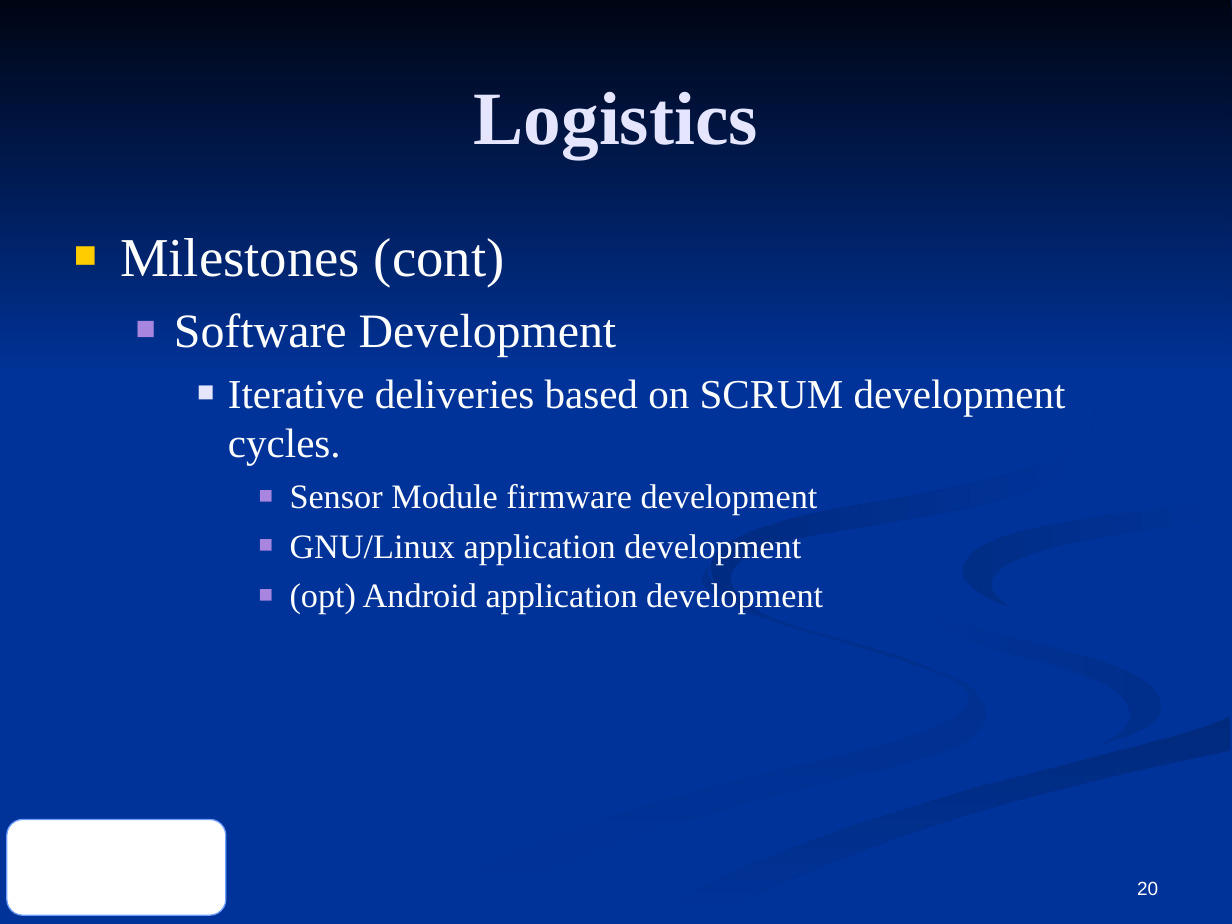
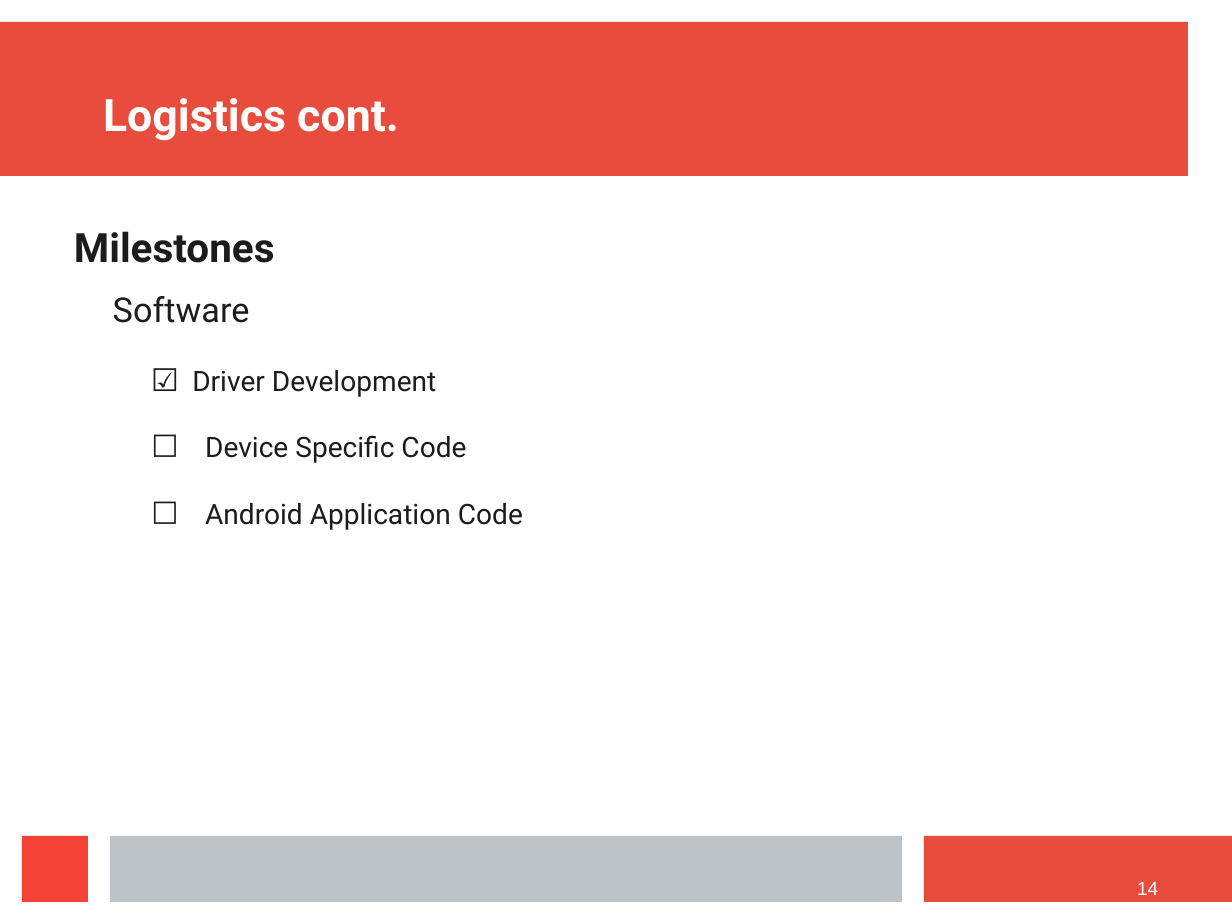
Before and after one commit to ashtonchase/portable_impedance_tomography, a slide deck: slide 14 of documentation/mid_term.odp (slide 20 before the commit). Drawn at 1232x924 pixels with LibreOffice and Linux fonts; fonts in the diff are those of the drawing; background and template pictures are left out. Boxes give left, top, right and bottom in pixels: in the first picture for what was removed or moved away, otherwise in the second. Text is boxed around its words. In the diff, an @@ line names an element or a change of style, - is before the commit and + after.

Commit message:
pcb design updates. updated README. updated mid_term presentation.

```diff
--- a/documentation/mid_term.odp
+++ b/documentation/mid_term.odp
@@ background #003399 to #FFFFFF @@
@@ group removed at [0, 0, 1232, 923]: 7 freeform shapes @@
@@ rectangle added at [0, 22, 1188, 176], fill #E74C3C @@
@@ title at [103, 98, 399, 141]: text changed; size 44 to 26.1 pt; font Times New Roman to Roboto; text colour #E5E5FF to #FFFFFF @@
-Logistics
+Logistics cont.
@@ text at [74, 231, 523, 530]: text changed; size 20 to 16.4 pt; font Times New Roman to Roboto; text colour #FFFFFF to #1C1C1C @@
-■ Milestones (cont)
-  ■ Software Development
-    ■ Iterative deliveries based on SCRUM development cycles.
-      ■ Sensor Module firmware development
-      ■ GNU/Linux application development
-      ■ (opt) Android application development
+Milestones
+  Software
+    ☑ Driver Development
+    ☐ Device Specific Code
+    ☐ Android Application Code
@@ rounded rectangle removed at [7, 819, 227, 915] @@
@@ rectangle added at [22, 837, 89, 903], fill #F44336 @@
@@ rectangle added at [110, 837, 902, 903], fill #BDC3C7 @@
@@ rectangle added at [924, 837, 1232, 903], fill #E74C3C @@
@@ page number at [1137, 882, 1158, 895]: text changed @@
-20
+14
```
Also in this commit, not shown: 2 other slides changed, 11 slides added, 19 slides removed, 14 other files.
